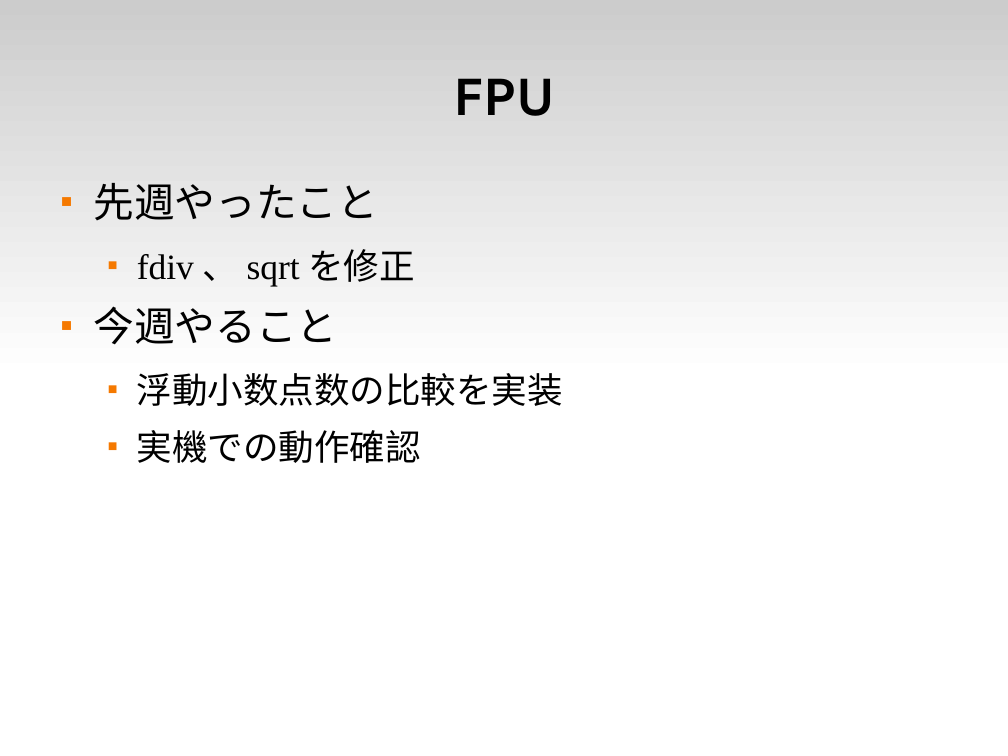
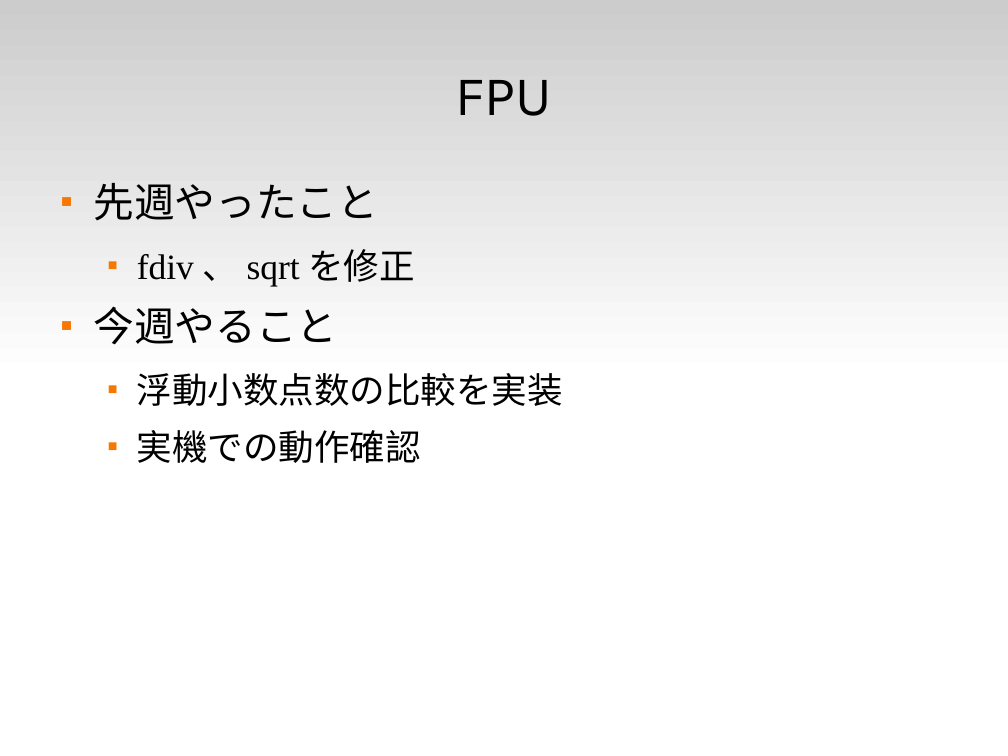
Before and after one commit to cpumul4/cpuex, a slide deck: slide 5 of prsn/1030/1030.odp. Drawn at 1008x756 pixels with LibreOffice and Linux fonts; fonts in the diff are those of the drawing. Boxes give left, top, right and bottom in pixels: in the first picture for what was removed or moved away, otherwise in the second. Text is boxed around its words. In the diff, an @@ line names an element or a change of style, - is before the commit and + after.

Commit message:
prsn

```diff
--- a/prsn/1030/1030.odp
+++ b/prsn/1030/1030.odp
@@ title "FPU" at (456, 80, 553, 116): bold off @@
```
